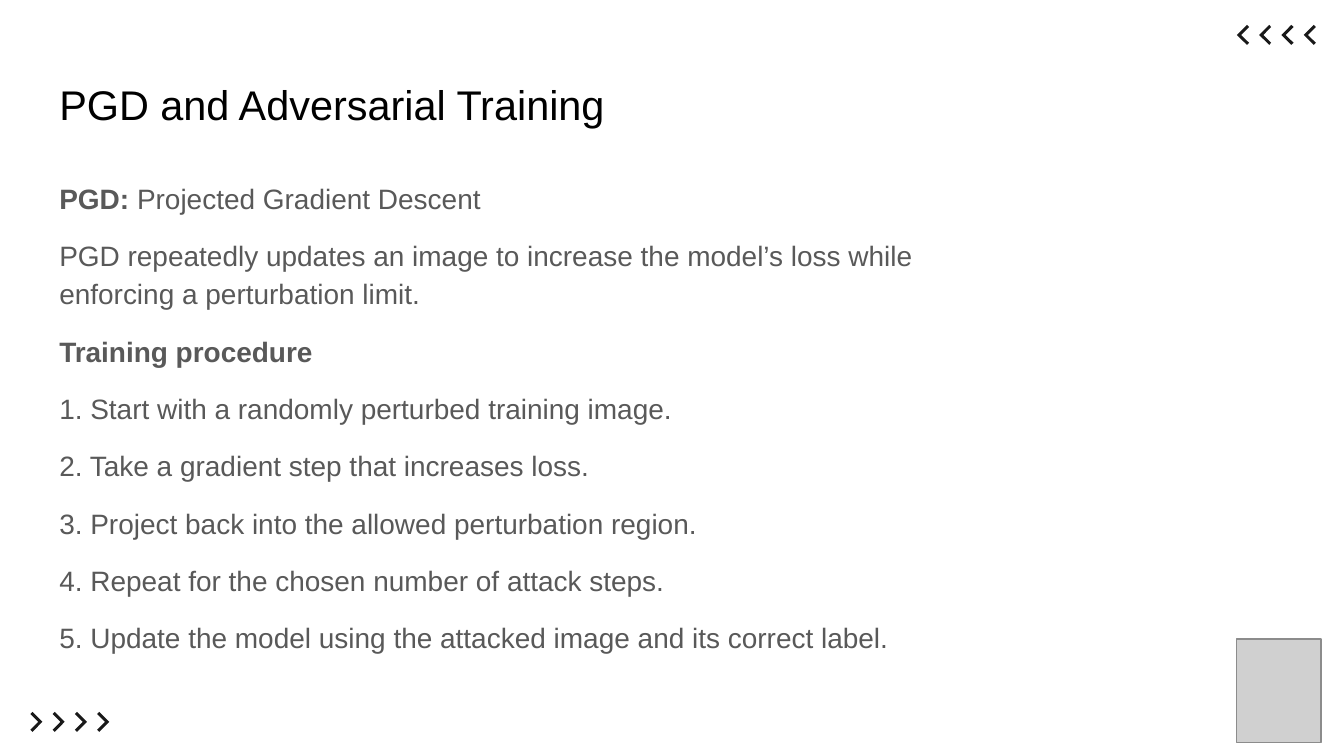
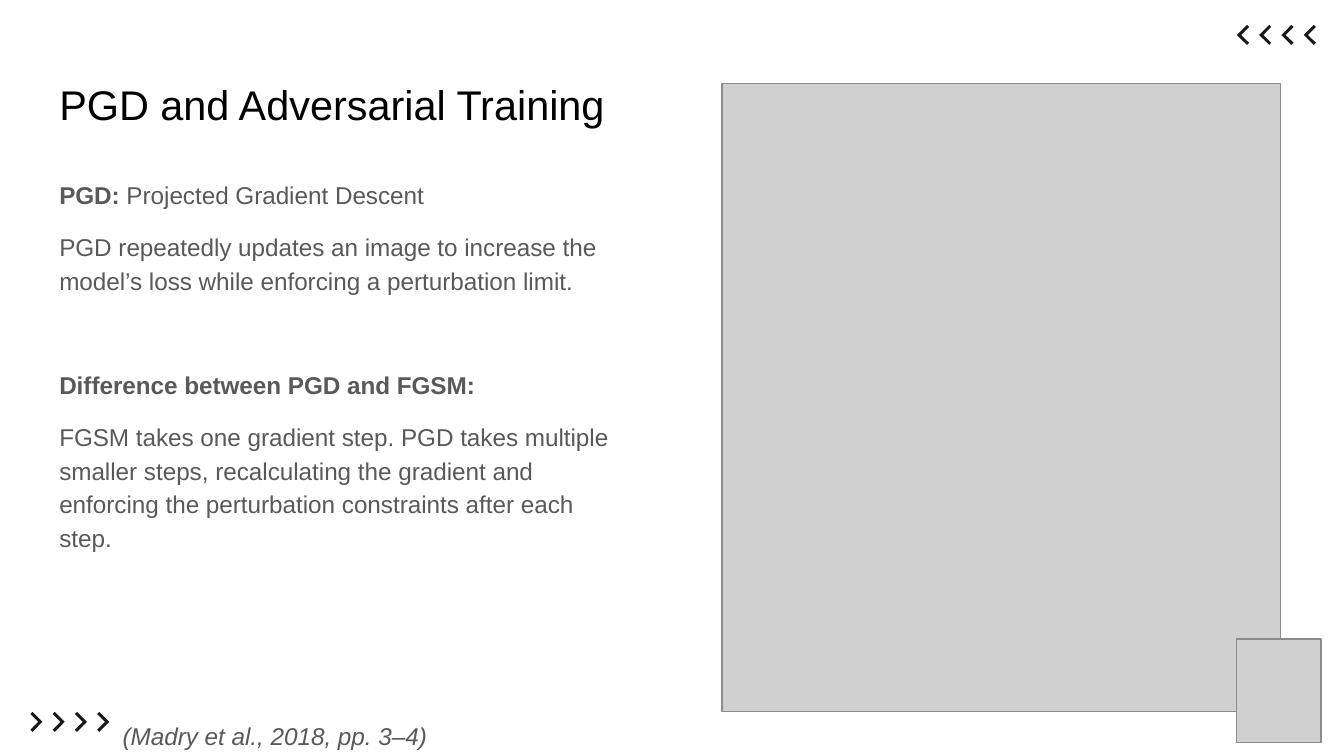
Before and after one commit to ItsKaiwenDu/Robust-Overfitting, a slide deck: slide 4 of report/slides.pptx. Drawn at 1344x756 pixels with LibreOffice and Linux fonts; fonts in the diff are those of the drawing; grey boxes stand for pictures. Boxes give left, top, right and bottom in pixels: in the first picture for what was removed or moved away, otherwise in the second. Text is boxed around its words. In the diff, an @@ line names an element or a change of style, - is before the commit and + after.

Commit message:
Commit: Finalize Report & Low-Frequency Results
1. Updated the project progress log to document the final low-frequency-only evaluation results (92.70% low-frequency robustness at epoch 200) and the completed final report/presentation work.
2. Also fixed a wording typo in the report's metric interpretation and refreshed the presentation slide deck.

```diff
--- a/report/slides.pptx
+++ b/report/slides.pptx
@@ picture added at <box>722,83,1281,712</box> @@
@@ text at <box>59,186,597,295</box>: size 15 to 13 pt in "PGD: Projected Gradient Descent", "PGD repeatedly updates an image to increase ..." @@
@@ text at <box>59,376,608,552</box>: text changed; size 15 to 13 pt @@
-Training procedure
-1. Start with a randomly perturbed training image.
-2. Take a gradient step that increases loss.
-3. Project back into the allowed perturbation region.
-4. Repeat for the chosen number of attack steps.
-5. Update the model using the attacked image and its correct label.
+Difference between PGD and FGSM:
+FGSM takes one gradient step. PGD takes multiple smaller steps, recalculating the gradient and enforcing the perturbation constraints after each step.
@@ text added at <box>123,727,427,750</box>, 13 pt, text #595959, italic @@
+(Madry et al., 2018, pp. 3–4)
```
Also in this commit, not shown: 12 other slides changed, 1 slide added, 1 slide removed, 2 other files.
